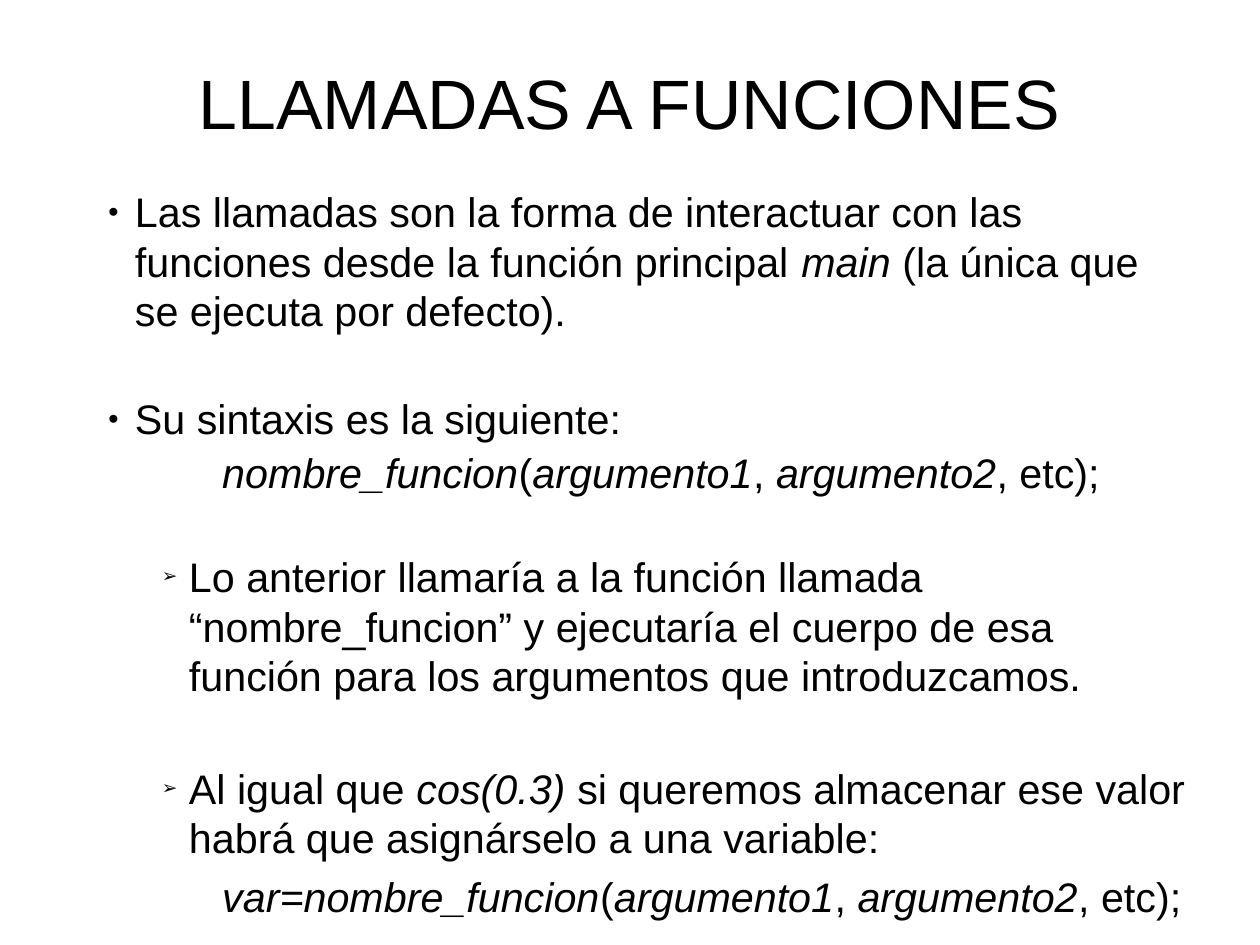
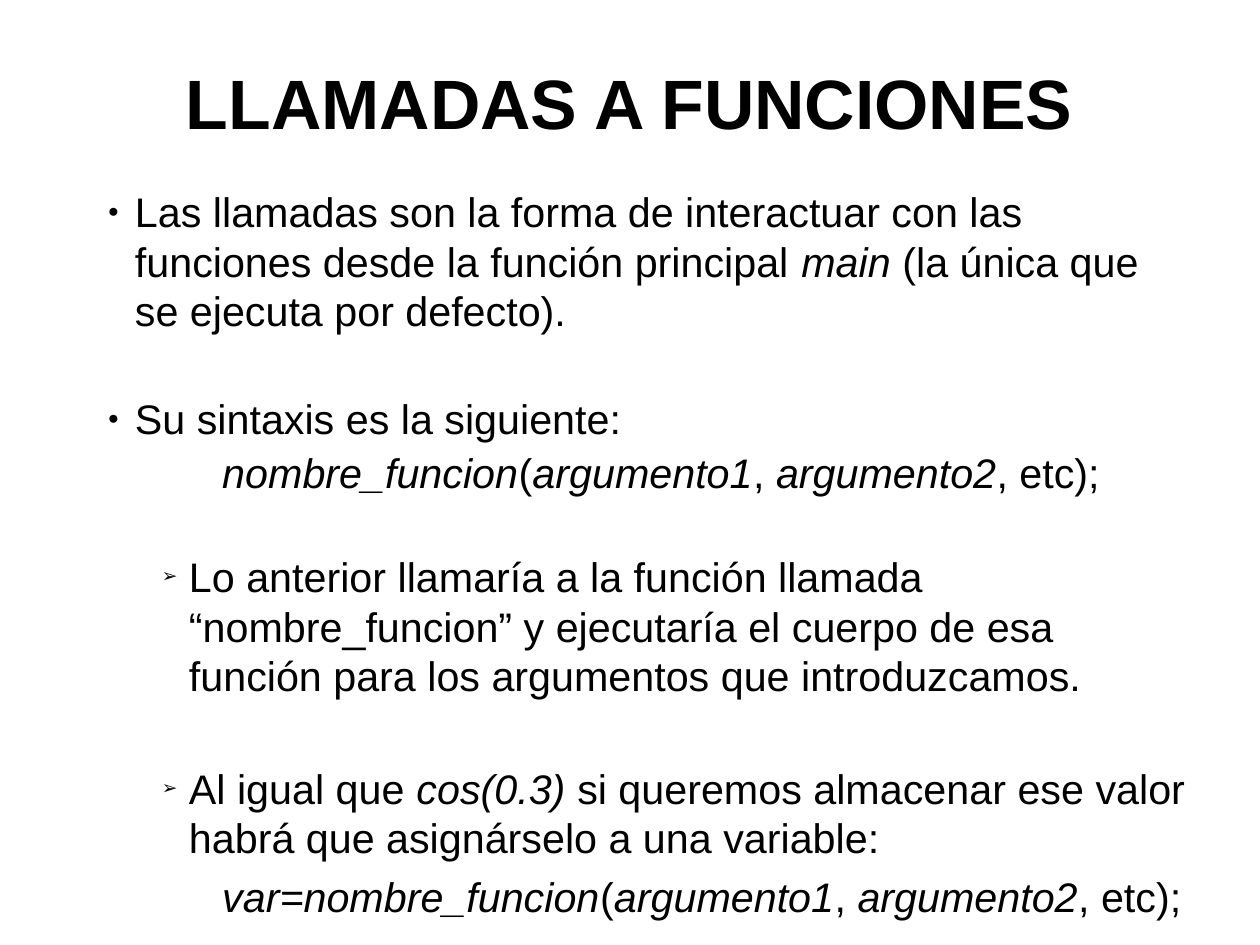
Before and after one commit to trivi/Introduccion-C-EFE-Oct, a slide deck: slide 6 of 07.Funciones, recursividad y sobrecarga/07.Funciones, recursividad y sobrecarga.odp. Drawn at 1260x945 pixels with LibreOffice and Linux fonts; fonts in the diff are those of the drawing. Boxes give left, top, right and bottom in pixels: in the first picture for what was removed or moved away, otherwise in the second. Text is boxed around its words. In the diff, an @@ line names an element or a change of style, - is before the commit and + after.

```diff
--- a/07.Funciones, recursividad y sobrecarga/07.Funciones, recursividad y sobrecarga.odp
+++ b/07.Funciones, recursividad y sobrecarga/07.Funciones, recursividad y sobrecarga.odp
@@ title "LLAMADAS A FUNCIONES" at (186,80,1073,130): bold on @@
```
Also in this commit, not shown: 11 other slides changed, 1 slide added, 2 other files.
